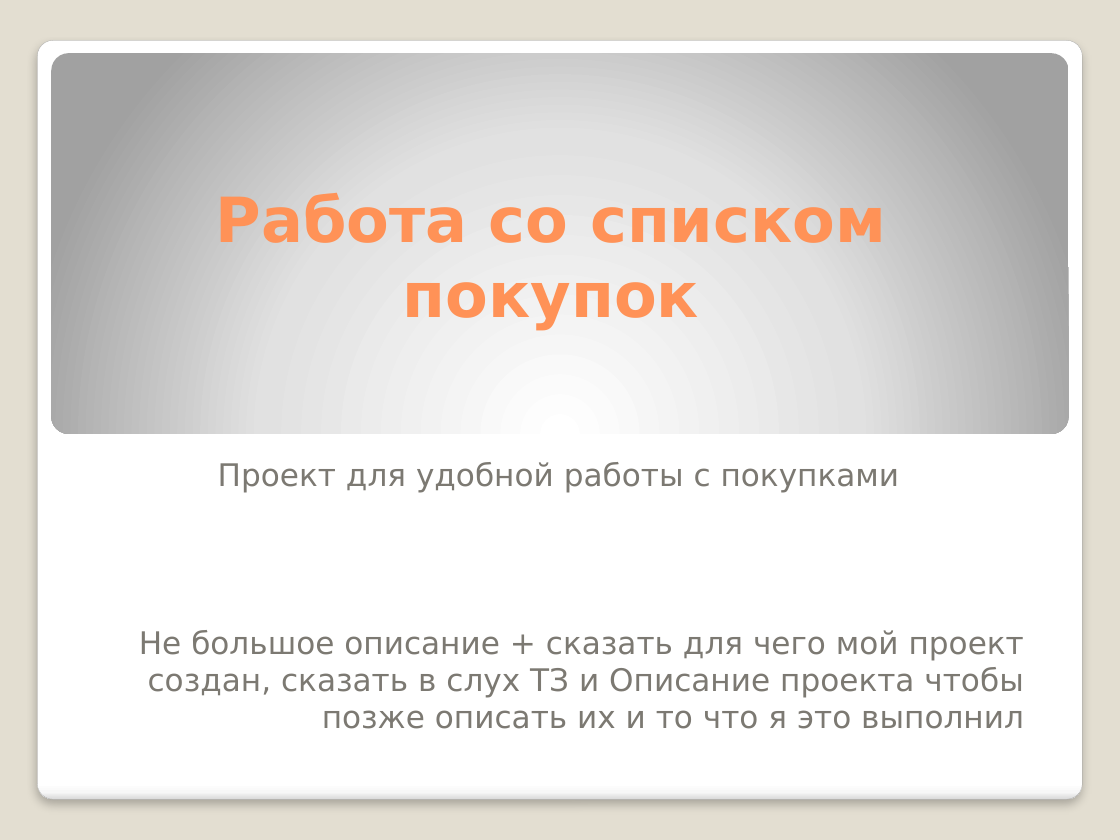
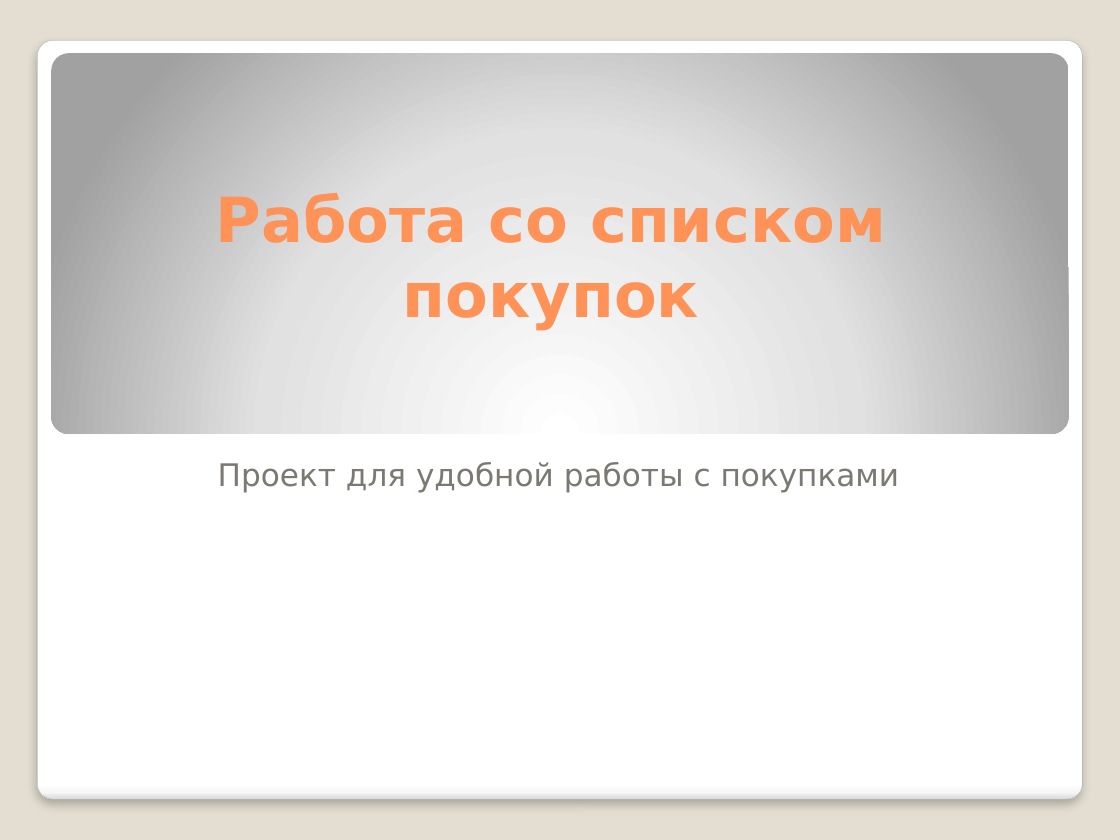
Before and after one commit to XtOne777/PyQT_Project, a slide deck: slide 1 of README/Презинтация.pptx. Drawn at 1120x840 pixels with LibreOffice and Linux fonts; fonts in the diff are those of the drawing. Boxes give left, top, right and bottom in pixels: in the first picture for what was removed or moved away, otherwise in the second. Text is boxed around its words. In the diff, an @@ line names an element or a change of style, - is before the commit and + after.

Commit message:
* Надпись в презинтации выходила за рамку

```diff
--- a/README/Презинтация.pptx
+++ b/README/Презинтация.pptx
@@ subtitle removed at (139,630,1024,729) @@
-Не большое описание + сказать для чего мой проект создан, сказать в слух ТЗ и Описание проекта чтобы позже описать их и то что я это выполнил
```
